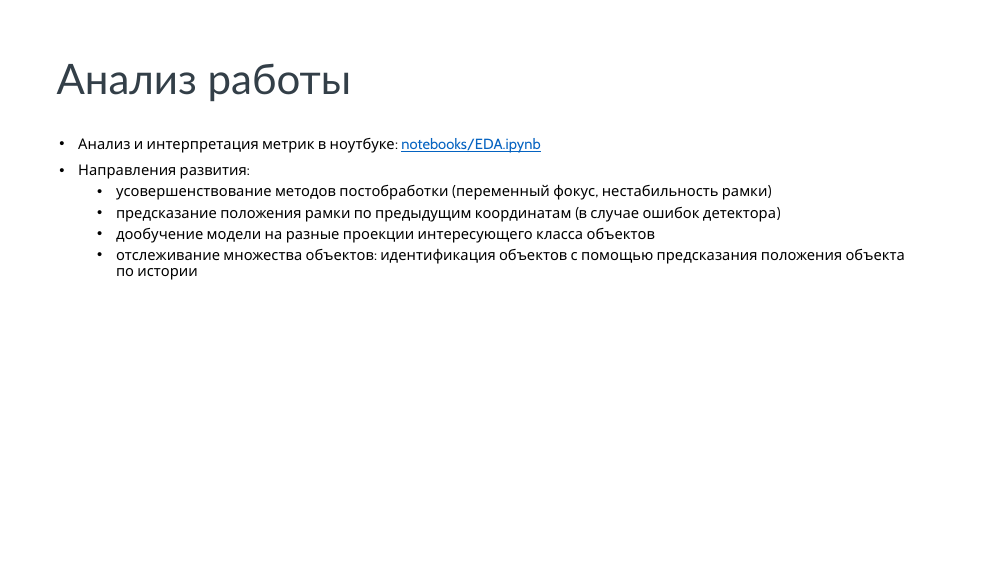
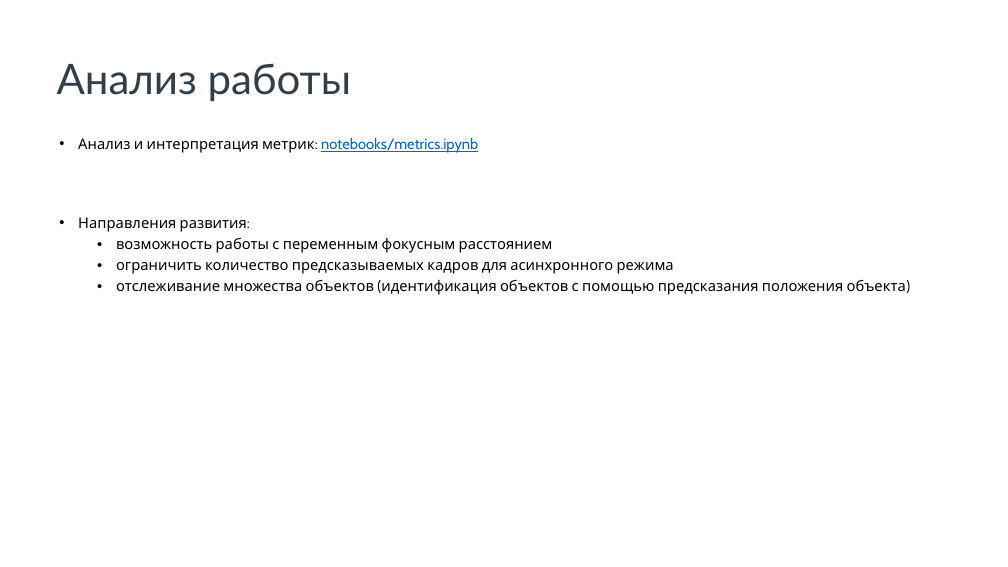
Before and after one commit to alexj-smolin/ds-school-project, a slide deck: slide 7 of references/Презентация проекта.pptx. Drawn at 1008x567 pixels with LibreOffice and Linux fonts; fonts in the diff are those of the drawing; background and template pictures are left out. Boxes give left, top, right and bottom in pixels: in the first picture for what was removed or moved away, otherwise in the second. Text is boxed around its words. In the diff, an @@ line names an element or a change of style, - is before the commit and + after.

```diff
--- a/references/Презентация проекта.pptx
+++ b/references/Презентация проекта.pptx
@@ text at [78, 138, 478, 153]: text changed @@
-• Анализ и интерпретация метрик в ноутбуке: notebooks/EDA.ipynb
+• Анализ и интерпретация метрик: notebooks/metrics.ipynb
@@ text at [116, 238, 906, 295]: text changed @@
-  • усовершенствование методов постобработки (переменный фокус, нестабильность рамки)
-  • предсказание положения рамки по предыдущим координатам (в случае ошибок детектора)
-  • дообучение модели на разные проекции интересующего класса объектов
-  • отслеживание множества объектов: идентификация объектов с помощью предсказания положения объекта по истории
+  • возможность работы с переменным фокусным расстоянием
+  • ограничить количество предсказываемых кадров для асинхронного режима
+  • отслеживание множества объектов (идентификация объектов с помощью предсказания положения объекта)
```
Also in this commit, not shown: 6 other slides changed, 13 other files.
